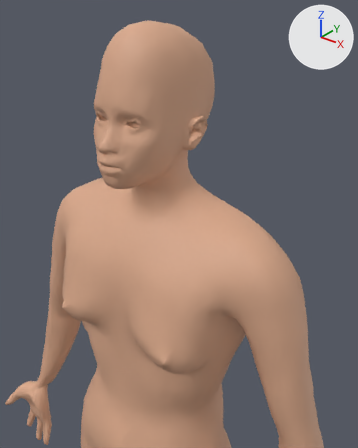
Renders of the glTF model models/lite/mh-skin-female.glb from each side of a commit.
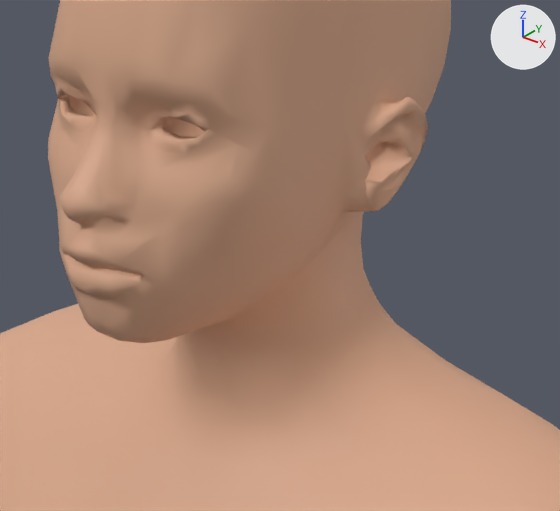
Each version appears first from a camera (50 mm lens) standing at (0.478, -0.536, 1.757) and looking at (0.098, -0.06, 1.463), and next in a close-up on the part from 22% to 69% of the width and 19% to 54% of the height. Every picture has the same lights, and +X, +Y and +Z are marked at upper right. The last two pictures show the newer version. Where no turn or scale is listed for an object, it has been applied to the vertices.

The older version as bpy lines, for what is in view:
```python
me_skin_body_female = bpy.data.meshes.new('skin_body_female')
me_skin_body_female.from_pydata(...)  # 6991 vertices, 13978 faces; spans x -0.44..0.44, y -0.13..0.13, z -0.83..0.83
me_skin_body_female.materials.append(mat_skin_body_female)  # beige #d9a88a
ob_skin_body_female = bpy.data.objects.new('skin_body_female', me_skin_body_female)
ob_skin_body_female.location = (0.0004, -0.0153, 0.8798)
```
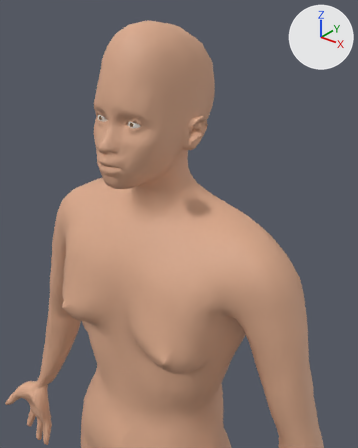
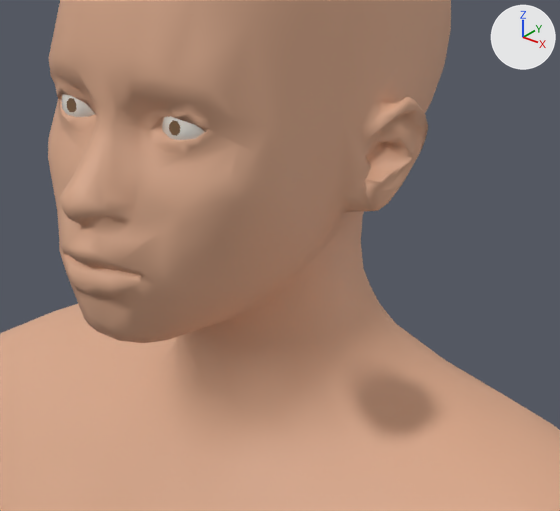
Patch to the scene script:
```diff
--- a/models/lite/mh-skin-female.glb.py
+++ b/models/lite/mh-skin-female.glb.py
@@ mat_skin_eye_iris_r_female @@
+mat_skin_eye_iris_r_female = principled_material('skin_eye_iris_R_female')
+mat_skin_eye_iris_r_female.base_color = (0.2, 0.11, 0.05)  # brown #7c5d3f
+mat_skin_eye_iris_r_female.roughness = 0.25
@@ mat_skin_eye_sclera_r_female @@
+mat_skin_eye_sclera_r_female = principled_material('skin_eye_sclera_R_female')
+mat_skin_eye_sclera_r_female.base_color = (0.8, 0.76, 0.7)  # white #e7e2da
+mat_skin_eye_sclera_r_female.roughness = 0.25
@@ mat_skin_eye_iris_l_female @@
+mat_skin_eye_iris_l_female = principled_material('skin_eye_iris_L_female')
+mat_skin_eye_iris_l_female.base_color = (0.2, 0.11, 0.05)  # brown #7c5d3f
+mat_skin_eye_iris_l_female.roughness = 0.25
@@ mat_skin_eye_sclera_l_female @@
+mat_skin_eye_sclera_l_female = principled_material('skin_eye_sclera_L_female')
+mat_skin_eye_sclera_l_female.base_color = (0.8, 0.76, 0.7)  # white #e7e2da
+mat_skin_eye_sclera_l_female.roughness = 0.25
@@ me_skin_eye_iris_r_female @@
+me_skin_eye_iris_r_female.from_pydata([(0.00289, -0.00013, -0.00139), (-0.00289, -0.00006, -0.00139), (-0.00115, -0.00033, -0.00283), (0.0012, -0.00036, -0.00283), (0.00288, 0.00016, 0.00094), (-0.00289, 0.0002, 0.00094), (0.00115, 0.00036, 0.00283), (-0.00117, 0.00036, 0.00283)], [], [(0, 1, 2), (0, 2, 3), (4, 1, 0), (4, 5, 1), (6, 5, 4), (6, 7, 5)])
+me_skin_eye_iris_r_female.materials.append(mat_skin_eye_iris_r_female)  # brown #7c5d3f
@@ me_skin_eye_sclera_r_female @@
+me_skin_eye_sclera_r_female.from_pydata(...)  # 72 vertices, 134 faces; spans x -0.0147..0.0147, y -0.0156..0.0156, z -0.0146..0.0146
+me_skin_eye_sclera_r_female.materials.append(mat_skin_eye_sclera_r_female)  # white #e7e2da
@@ me_skin_eye_iris_l_female @@
+me_skin_eye_iris_l_female.from_pydata([(-0.00289, -0.00013, -0.00139), (-0.00119, -0.00036, -0.00283), (0.00117, -0.00033, -0.00283), (0.0029, -0.00006, -0.00139), (-0.0029, 0.00016, 0.00095), (0.00289, 0.0002, 0.00095), (-0.00117, 0.00036, 0.00283), (0.00116, 0.00036, 0.00283)], [], [(0, 1, 2), (0, 2, 3), (4, 0, 3), (4, 3, 5), (6, 4, 5), (6, 5, 7)])
+me_skin_eye_iris_l_female.materials.append(mat_skin_eye_iris_l_female)  # brown #7c5d3f
@@ me_skin_eye_sclera_l_female @@
+me_skin_eye_sclera_l_female.from_pydata(...)  # 72 vertices, 134 faces; spans x -0.0147..0.0147, y -0.0156..0.0156, z -0.0146..0.0146
+me_skin_eye_sclera_l_female.materials.append(mat_skin_eye_sclera_l_female)  # white #e7e2da
@@ ob_skin_eye_iris_r_female @@
+ob_skin_eye_iris_r_female = bpy.data.objects.new('skin_eye_iris_R_female', me_skin_eye_iris_r_female)
+ob_skin_eye_iris_r_female.location = (-0.0297, -0.0732, 1.5909)
@@ ob_skin_eye_sclera_r_female @@
+ob_skin_eye_sclera_r_female = bpy.data.objects.new('skin_eye_sclera_R_female', me_skin_eye_sclera_r_female)
+ob_skin_eye_sclera_r_female.location = (-0.0297, -0.0579, 1.5925)
@@ ob_skin_eye_iris_l_female @@
+ob_skin_eye_iris_l_female = bpy.data.objects.new('skin_eye_iris_L_female', me_skin_eye_iris_l_female)
+ob_skin_eye_iris_l_female.location = (0.0288, -0.0732, 1.5909)
@@ ob_skin_eye_sclera_l_female @@
+ob_skin_eye_sclera_l_female = bpy.data.objects.new('skin_eye_sclera_L_female', me_skin_eye_sclera_l_female)
+ob_skin_eye_sclera_l_female.location = (0.0287, -0.0579, 1.5925)
```

What differs and where, as boxes (x1, y1, x2, y2) in the close-ups (560 x 511 px):
'skin_eye_sclera_L_female', added
    after: (162, 116, 204, 140)
'skin_eye_sclera_R_female', added
    after: (62, 94, 95, 117)
'skin_eye_iris_L_female', added
    after: (169, 120, 180, 136)
'skin_eye_iris_R_female', added
    after: (67, 98, 76, 112)
